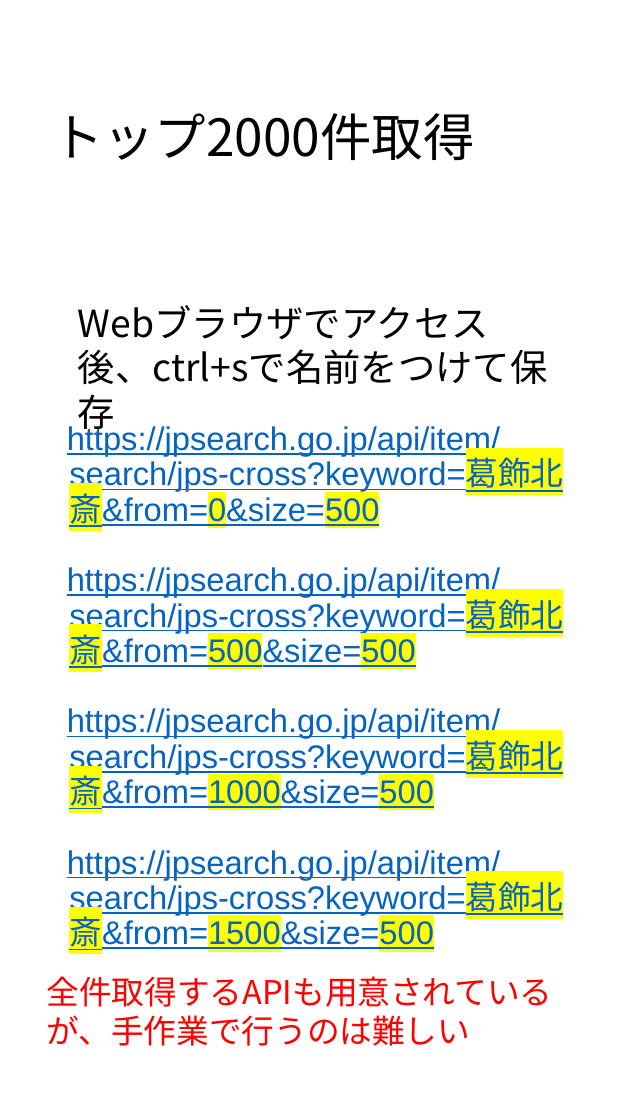
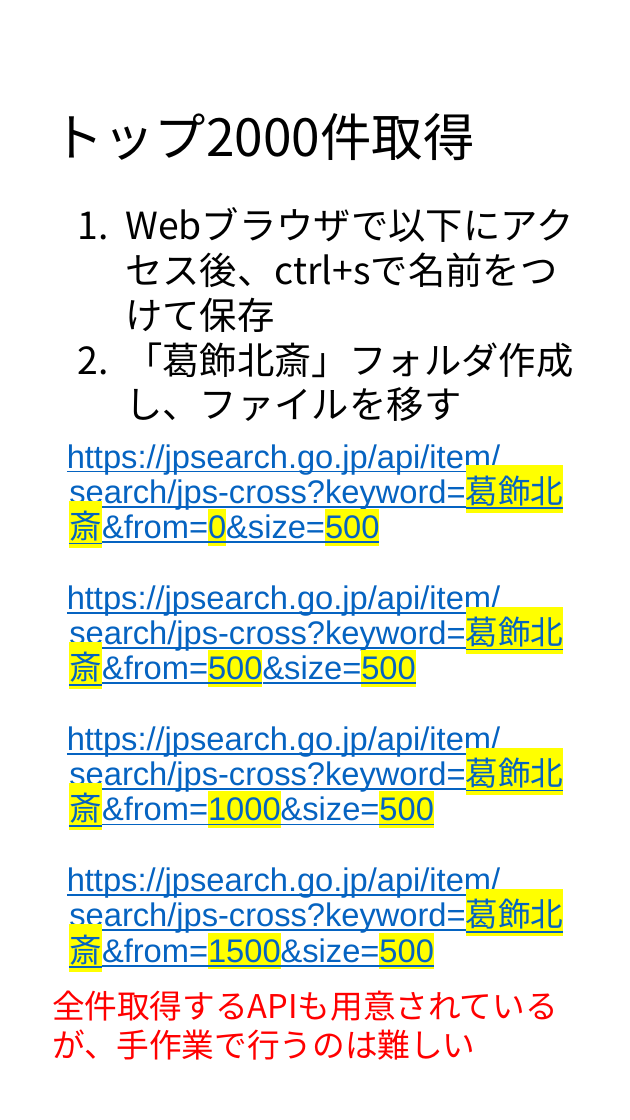
Before and after one commit to maedaak/biginDatacleansing4Librarian, a slide deck: slide 11 of source/2.実習OpenRefineの使い方_縦長.pptx. Drawn at 630x1120 pixels with LibreOffice and Linux fonts; fonts in the diff are those of the drawing. Boxes give left, top, right and bottom in pixels: in the first picture for what was removed or moved away, otherwise in the second. Text is boxed around its words. In the diff, an @@ line names an element or a change of style, - is before the commit and + after.

```diff
--- a/source/2.実習OpenRefineの使い方_縦長.pptx
+++ b/source/2.実習OpenRefineの使い方_縦長.pptx
@@ text at (125, 252, 573, 421): text changed @@
-Webブラウザでアクセス後、ctrl+sで名前をつけて保存
+1. Webブラウザで以下にアクセス後、ctrl+sで名前をつけて保存
+2. 「葛飾北斎」フォルダ作成し、ファイルを移す
@@ text "https://jpsearch.go.jp/api/item/search/jps-cross?keyword=葛飾北 ...": place and size @@
-text "https://jpsearch.go.jp/api/item/search/jps-cross?keyword=葛飾北 ..." at (67, 424, 563, 953)
+text "https://jpsearch.go.jp/api/item/search/jps-cross?keyword=葛飾北 ..." at (67, 444, 563, 970)
@@ text "全件取得するAPIも用意されているが、手作業で行うのは難しい": place and size @@
-text "全件取得するAPIも用意されているが、手作業で行うのは難しい" at (47, 976, 553, 1046)
+text "全件取得するAPIも用意されているが、手作業で行うのは難しい" at (52, 990, 558, 1060)
```
